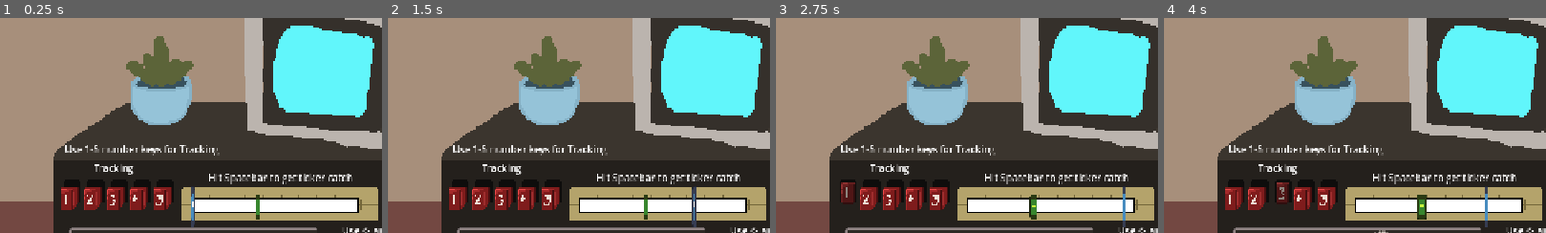
Above: before the commit, frames 1-4 (left to right).
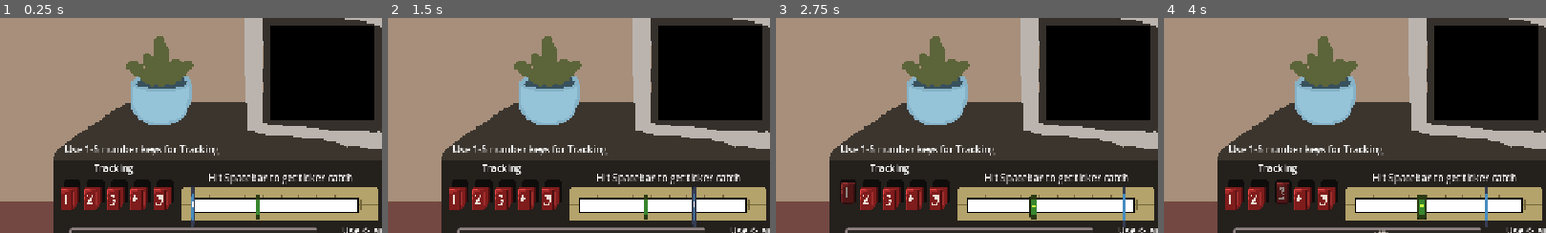
Above: after the commit, the same moments.

Repository: Sleeping-Robot-Games/video-planet
Game: Godot game, scene res://backroom/backroom.tscn
Two runs of this game, one before a commit and one after it. Both use one fixed random seed, a clock stepped at 60 frames per second and the inputs below. This scene is started directly instead of the project's main scene. The engine's default icon, where the game draws it, is replaced by a stand-in: a white triangle on a blue panel in a dark square. Video files are missing from this copy of the repository; at most half a second of black plays in their place.
Inputs (mouse positions are % of the whole screen's width and height, from its top left):
- Up to frame 1 (0.25 s): no input
- Up to frame 2 (1.5 s): click "Rewind (Enter)" at 0.5 s; click "Rewind (Enter)" at 1.25 s
- Up to frame 3 (2.75 s): click (39, 66) at 2 s
- Up to frame 4 (4 s): click (43, 66) at 2.75 s; click (46, 66) at 3.5 s
The pictures show only the part of the screen within x 30-80%, y 24-74%; the shares and areas given below are measured in that part.

The runs differ from the first frame. In frame 1, 12% of the frame differs, in the area x 70-98%, y 3-48%; in frame 2, 12%; in frame 3, 12%; in frame 4, 12%.

Commit message:
VCR shader working

Diff:
--- a/backroom/backroom.gd
+++ b/backroom/backroom.gd
@@ -130,6 +130,8 @@
 
 
 func _ready():
+
+
 	for tracking_button in tracking.get_children():
 		tracking_button.pressed.connect(_on_tracking_button_pressed.bind(tracking_button.name))
 		tracking_input_map[tracking_button.name] = tracking_button
--- a/backroom/backroom.tscn
+++ b/backroom/backroom.tscn
@@ -19,6 +19,8 @@
 [ext_resource type="Texture2D" uid="uid://dtknq7kvkh3j1" path="res://backroom/button5pressed.png" id="16_j82ud"]
 [ext_resource type="Texture2D" uid="uid://cu882a2nu1tau" path="res://backroom/ticker.png" id="18_8mcd7"]
 [ext_resource type="Texture2D" uid="uid://brox6iu8bf465" path="res://backroom/plant.png" id="20_dwywq"]
+[ext_resource type="VideoStream" uid="uid://7rn1mj6fhea3" path="res://backroom/snapback_rewind.ogv" id="21_6dn78"]
+[ext_resource type="Shader" uid="uid://cjbba3sqy1pbt" path="res://backroom/vcr_rewind.gdshader" id="21_dwywq"]
 [ext_resource type="Texture2D" uid="uid://c033jiekthooi" path="res://backroom/postertest.png" id="21_j8cxi"]
 
 [sub_resource type="ButtonGroup" id="ButtonGroup_grv5e"]
@@ -188,6 +190,29 @@
 &"spin_recover": SubResource("Animation_2d3aw")
 }
 
+[sub_resource type="FastNoiseLite" id="FastNoiseLite_j8cxi"]
+seed = 69
+frequency = 0.5
+
+[sub_resource type="NoiseTexture2D" id="NoiseTexture2D_j8cxi"]
+noise = SubResource("FastNoiseLite_j8cxi")
+
+[sub_resource type="ShaderMaterial" id="ShaderMaterial_j8cxi"]
+shader = ExtResource("21_dwywq")
+shader_parameter/curvature = 2.0
+shader_parameter/skip = 1.0
+shader_parameter/image_flicker = 1.0
+shader_parameter/vignette_flicker_speed = 1.0
+shader_parameter/vignette_strength = 1.0
+shader_parameter/small_scanlines_speed = 1.0
+shader_parameter/small_scanlines_proximity = 1.0
+shader_parameter/small_scanlines_opacity = 4.499999899416
+shader_parameter/scanlines_opacity = 1.0
+shader_parameter/scanlines_speed = 1.0
+shader_parameter/scanline_thickness = 0.249999994412
+shader_parameter/scanlines_spacing = 1.0
+shader_parameter/noise_texture = SubResource("NoiseTexture2D_j8cxi")
+
 [node name="Backroom" type="Node2D"]
 script = ExtResource("1_grv5e")
 
@@ -195,21 +220,6 @@
 position = Vector2(640, 360)
 scale = Vector2(2, 2)
 texture = ExtResource("2_irnpm")
-
-[node name="BrokenTape" type="Sprite2D" parent="."]
-visible = false
-modulate = Color(1, 0, 0, 1)
-position = Vector2(658, 640)
-rotation = -3.1415925
-texture = ExtResource("1_g6svw")
-
-[node name="FixTapeButton" type="Button" parent="."]
-visible = false
-offset_left = 603.0
-offset_top = 662.0
-offset_right = 713.0
-offset_bottom = 693.0
-text = "Fix Tape (F)"
 
 [node name="VCR" type="Node2D" parent="."]
 
@@ -434,7 +444,52 @@
 scale = Vector2(2, 2)
 text = "<- Window here instead?"
 
-[connection signal="pressed" from="FixTapeButton" to="." method="_on_fix_tape_button_pressed"]
+[node name="BrokenTape" type="Sprite2D" parent="."]
+visible = false
+modulate = Color(1, 0, 0, 1)
+position = Vector2(567, 628)
+rotation = -3.1415925
+texture = ExtResource("1_g6svw")
+
+[node name="FixTapeButton" type="Button" parent="."]
+visible = false
+offset_left = 512.0
+offset_top = 653.0
+offset_right = 622.0
+offset_bottom = 684.0
+text = "Fix Tape (F)"
+
+[node name="SubViewportContainer" type="SubViewportContainer" parent="."]
+custom_minimum_size = Vector2(50, 50)
+offset_left = 839.0
+offset_top = 188.0
+offset_right = 1015.0
+offset_bottom = 348.0
+
+[node name="SubViewport" type="SubViewport" parent="SubViewportContainer"]
+handle_input_locally = false
+size = Vector2i(176, 160)
+render_target_update_mode = 4
+
+[node name="VideoStreamPlayer" type="VideoStreamPlayer" parent="SubViewportContainer/SubViewport"]
+offset_right = 176.0
+offset_bottom = 160.0
+stream = ExtResource("21_6dn78")
+autoplay = true
+expand = true
+loop = true
+
+[node name="RewindEffectRect" type="ColorRect" parent="SubViewportContainer/SubViewport"]
+material = SubResource("ShaderMaterial_j8cxi")
+offset_right = 177.0
+offset_bottom = 160.0
+
+[node name="TVOff" type="ColorRect" parent="SubViewportContainer/SubViewport"]
+offset_right = 176.0
+offset_bottom = 160.0
+color = Color(0, 0, 0, 1)
+
 [connection signal="pressed" from="VCR/RewindButton" to="." method="_on_rewind_button_pressed"]
 [connection signal="area_entered" from="VCR/Ticker/Path2D/HitzonePathFollow2D/HitZone/Area2D" to="." method="_on_hitzone_area_2d_area_entered"]
 [connection signal="area_exited" from="VCR/Ticker/Path2D/HitzonePathFollow2D/HitZone/Area2D" to="." method="_on_hitzone_area_2d_area_exited"]
+[connection signal="pressed" from="FixTapeButton" to="." method="_on_fix_tape_button_pressed"]
--- /dev/null
+++ b/backroom/vcr_rewind.gdshader
@@ -0,0 +1,90 @@
+/* License CC BY-NC-SA 4.0 Deed */
+/* https://creativecommons.org/licenses/by-nc-sa/4.0/ */
+/* Fork of Ryk's VCR distortion shader */
+/* https://www.shadertoy.com/view/ldjGzV */
+
+shader_type canvas_item;
+
+uniform sampler2D screen_texture: hint_screen_texture, filter_linear_mipmap, repeat_disable;
+
+group_uniforms Image;
+uniform float curvature: hint_range(0., 10., .01) = 2.;
+uniform float skip: hint_range(0., 1., .01) = 1.;
+uniform float image_flicker: hint_range(0., 1., .01) = 1.;
+
+group_uniforms Vignette;
+uniform float vignette_flicker_speed: hint_range(0., 2., .01) = 1.;
+uniform float vignette_strength: hint_range(0., 2., 0.01) = 1.;
+
+group_uniforms Scanlines;
+uniform float small_scanlines_speed: hint_range(0., 10., .01) = 1.;
+uniform float small_scanlines_proximity: hint_range(.01, 2., .01) = 1.;
+uniform float small_scanlines_opacity: hint_range(0.01, 5., .01) = 1.;
+uniform float scanlines_opacity: hint_range(0., 2., .01) = 1.;
+uniform float scanlines_speed: hint_range(0., 5., .01) = 1.;
+uniform float scanline_thickness: hint_range(0., .6, .01) = 0.5;
+uniform float scanlines_spacing: hint_range(0.3, 3., .01) = 1.;
+
+group_uniforms Noise;
+uniform sampler2D noise_texture: filter_linear_mipmap, repeat_enable;
+
+float noise(vec2 p, vec2 uv)
+{
+	float s = texture(noise_texture,vec2(1.*TIME,2.*TIME)*8. + p*1.).x;
+	s *= s;
+	return s;
+}
+
+float onOff(float a, float b, float c)
+{
+	return step(c, sin(TIME + a*cos(TIME*b)));
+}
+
+float ramp(float y, float start, float end)
+{
+	float inside = step(start,y) - step(end,y);
+	float fact = (y-start)/(end-start)*inside;
+	return (1.-fact) * inside;
+}
+
+float stripes(vec2 uv)
+{
+	float noi = noise(uv*vec2(0.5,1.) + vec2(1.,3.), uv)*scanlines_opacity;
+	return ramp(mod(uv.y*4.*scanlines_spacing + TIME*scanlines_speed/(2.*scanlines_spacing)+sin(TIME*scanlines_speed + sin(TIME*scanlines_speed*0.63*scanlines_spacing)),1.),scanline_thickness,.6)*noi;
+}
+
+vec3 getVideo(vec2 uv)
+{
+	vec2 look = uv;
+	float window = 1./(1.+20.*(look.y-mod(TIME/4.,1.))*(look.y-mod(TIME/4.,1.)))*image_flicker;
+	look.x = look.x + sin(look.y*10. + TIME)/50.*onOff(4.,4.,.3)*(1.+cos(TIME*80.))*window;
+	float vShift = 0.4*onOff(2.,3.,.9)*(sin(TIME)*sin(TIME*20.)+(0.5 + 0.1*sin(TIME*200.)*cos(TIME)))*skip;
+	look.y = mod(look.y + vShift, 1.);
+	vec3 video = texture(screen_texture,look).xyz;
+	return video;
+}
+
+vec2 screenDistort(vec2 uv)
+{
+	uv -= vec2(.5,.5);
+	uv = uv*1.2*(1./1.2+curvature*uv.x*uv.x*uv.y*uv.y);
+	uv += vec2(.5,.5);
+	return uv;
+}
+
+void fragment()
+{
+	vec2 uv = FRAGCOORD.xy / (1.0 / SCREEN_PIXEL_SIZE).xy;
+	uv = screenDistort(uv);
+	vec3 video = getVideo(uv);
+	float vigAmt = 3.+.3*sin(TIME*vignette_flicker_speed+1. + 5.*cos(TIME*5.*vignette_flicker_speed+1.));
+	vigAmt *= vignette_strength;
+	float vignette = (1.-vigAmt*(uv.y-.5)*(uv.y-.5))*(1.-vigAmt*(uv.x-.5)*(uv.x-.5));
+
+	video += stripes(uv);
+	video += noise(uv*2., uv)/2.;
+	video *= vignette;
+	video *= (12./small_scanlines_opacity+mod(uv.y*30.*small_scanlines_proximity+TIME*small_scanlines_speed,1.))/13.*small_scanlines_opacity;
+
+	COLOR = vec4(video,1.0);
+}
Not shown: 1 places in backroom/backroom.tscn that only renumber resources
Not shown, added: backroom/snapback_rewind.ogv.uid
Not shown, added: backroom/vcr_rewind.gdshader.uid
Not shown, added: .DS_Store
Not shown, added: backroom/.DS_Store
Not shown, added: backroom/snapback_rewind.ogv
